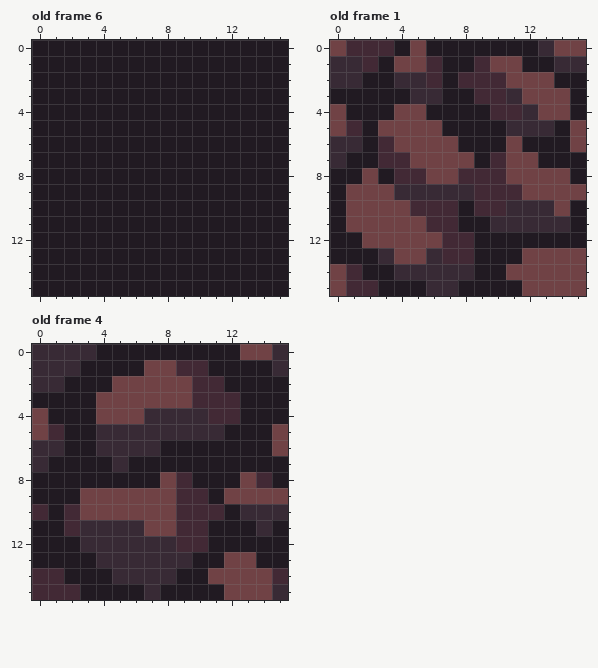
Pixel-art file -- _asset_build/tiles.aseprite. Above is the file before it was changed.
16x16 pixels, 6 frames. Shown: old frame 6, old frame 1, old frame 4. The commit also changed other frames, which this record leaves out.
The result:
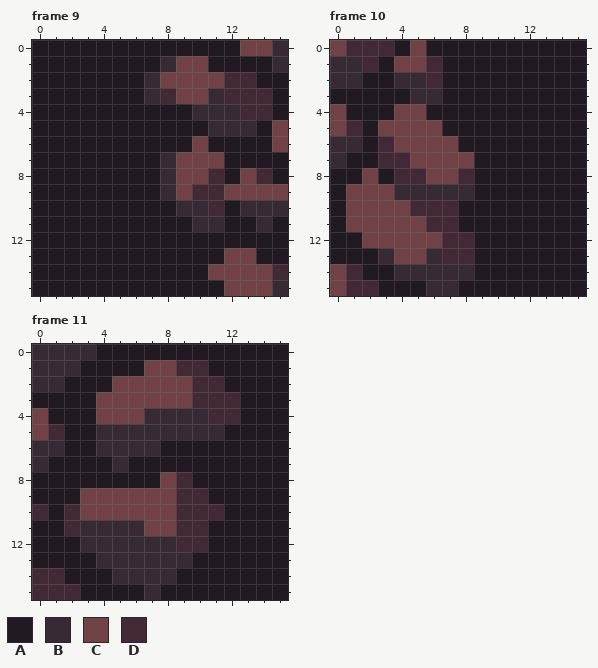
Palette (. is transparent): A #211a22  B #382a35  C #704245  D #422935
A new or re-ordered frame is compared with the old frame closest to it.
The exact change:
frames 6 -> 17
Frame 9 is new; against old frame 6, layer "Layer 1":
y 0: x 13..15 AAA -> CCB
y 1: x 8..10 AAA -> BCC; x 15 A -> B
y 2: x 7..13 AAAAAAA -> BCCCCDD
y 3: x 7..14 AAAAAAAA -> BDCCBDDD
y 4: x 10..14 AAAAA -> BBBDD
y 5: x 11..13 AAA -> BBB; x 15 A -> C
y 6: x 10 A -> C; x 15 A -> C
y 7: x 8..11 AAAA -> BCCC
y 8: x 8..11 AAAA -> BCCD; x 13..14 AA -> CD
y 9: x 8..15 AAAAAAAA -> BCDDCCCC
y 10: x 9..11 AAA -> BBD; x 13..15 AAA -> BBB
y 11: x 10..11 AA -> BB; x 14 A -> B
y 13: x 12..13 AA -> CC
y 14: x 11..15 AAAAA -> CCCCD
y 15: x 12..15 AAAA -> CCCB
Frame 10 is new; against old frame 1, layer "Layer 1":
y 0: x 13..15 BCC -> AAA
y 1: x 9..11 DCC -> AAA; x 14..15 BB -> AA
y 2: x 8..13 DDDCCC -> AAAAAA
y 3: x 9..14 DDBCCC -> AAAAAA
y 4: x 10..14 DDBCC -> AAAAA
y 5: x 11..13 BBB -> AAA; x 15 C -> A
y 6: x 11 C -> A; x 15 C -> A
y 7: x 10..12 DCC -> AAA
y 8: x 9..14 DDCCCC -> AAAAAA
y 9: x 9..15 DDDCCCC -> AAAAAAA
y 10: x 9..14 DDBBBC -> AAAAAA
y 11: x 10..14 BBBBB -> AAAAA
y 13: x 12..15 CCCC -> AAAA
y 14: x 11..15 CCCCC -> AAAAA
y 15: x 12..15 CCCC -> AAAA
Frame 11 is new; against old frame 4, layer "Layer 1":
y 0: x 13..15 CCB -> AAA
y 1: x 15 B -> A
y 5..6: x 15 C -> A
y 8: x 13..14 CD -> AA
y 9: x 12..15 CCCC -> AAAA
y 10: x 13..15 BBB -> AAA
y 11: x 14 B -> A
y 13: x 12..13 CC -> AA
y 14: x 11..15 CCCCD -> AAAAA
y 15: x 12..15 CCCB -> AAAA
Boxes around the changes in both pictures, in picture pixels (x1, y1, x2, y2):
changed: (144, 40, 288, 296)
changed: (458, 40, 586, 296)
changed: (208, 344, 288, 600)
